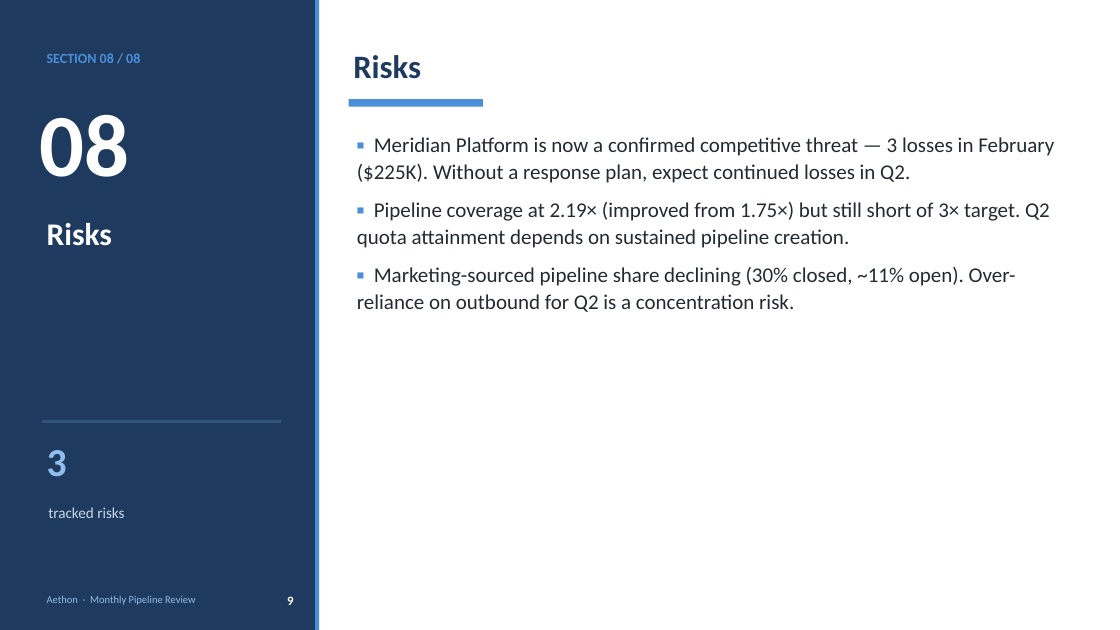
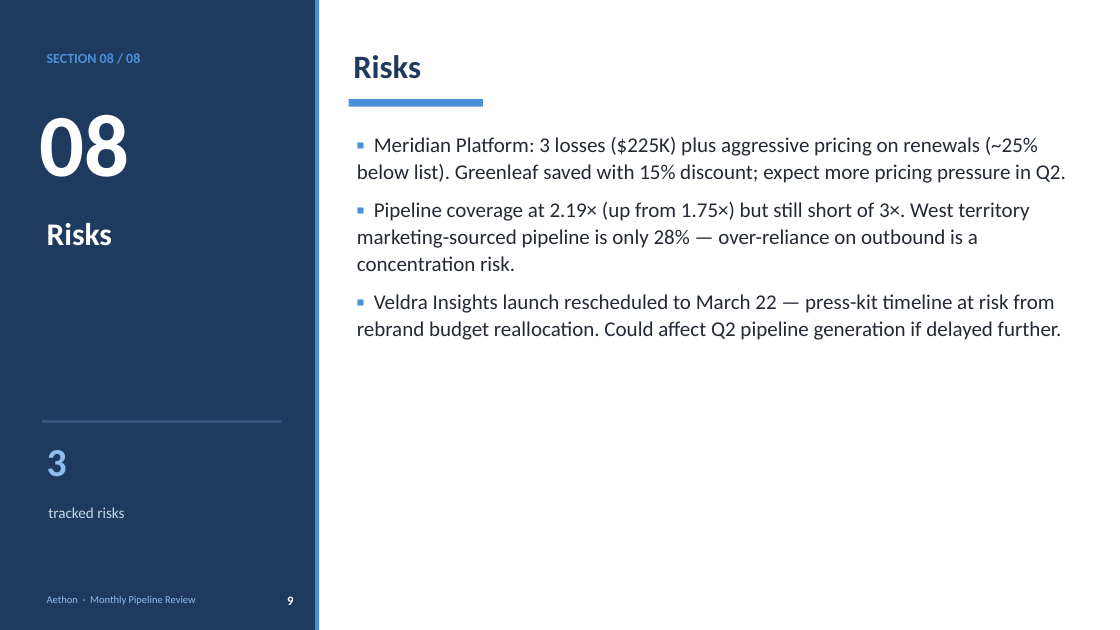
Before and after one commit to souravpoddar001/project-aethon-eval, a slide deck: slide 9 of Aethon04_PipelineReview_Mar10_2026.pptx. Drawn at 1120x630 pixels with LibreOffice and Linux fonts; fonts in the diff are those of the drawing. Boxes give left, top, right and bottom in pixels: in the first picture for what was removed or moved away, otherwise in the second. Text is boxed around its words. In the diff, an @@ line names an element or a change of style, - is before the commit and + after.

```diff
--- a/Aethon04_PipelineReview_Mar10_2026.pptx
+++ b/Aethon04_PipelineReview_Mar10_2026.pptx
@@ text at [357,137,1066,340]: text changed @@
-▪ Meridian Platform is now a confirmed competitive threat — 3 losses in February ($225K). Without a response plan, expect continued losses in Q2.
-▪ Pipeline coverage at 2.19× (improved from 1.75×) but still short of 3× target. Q2 quota attainment depends on sustained pipeline creation.
-▪ Marketing-sourced pipeline share declining (30% closed, ~11% open). Over-reliance on outbound for Q2 is a concentration risk.
+▪ Meridian Platform: 3 losses ($225K) plus aggressive pricing on renewals (~25% below list). Greenleaf saved with 15% discount; expect more pricing pressure in Q2.
+▪ Pipeline coverage at 2.19× (up from 1.75×) but still short of 3×. West territory marketing-sourced pipeline is only 28% — over-reliance on outbound is a concentration risk.
+▪ Veldra Insights launch rescheduled to March 22 — press-kit timeline at risk from rebrand budget reallocation. Could affect Q2 pipeline generation if delayed further.
```
Also in this commit, not shown: 6 other slides changed, 1 other file.
